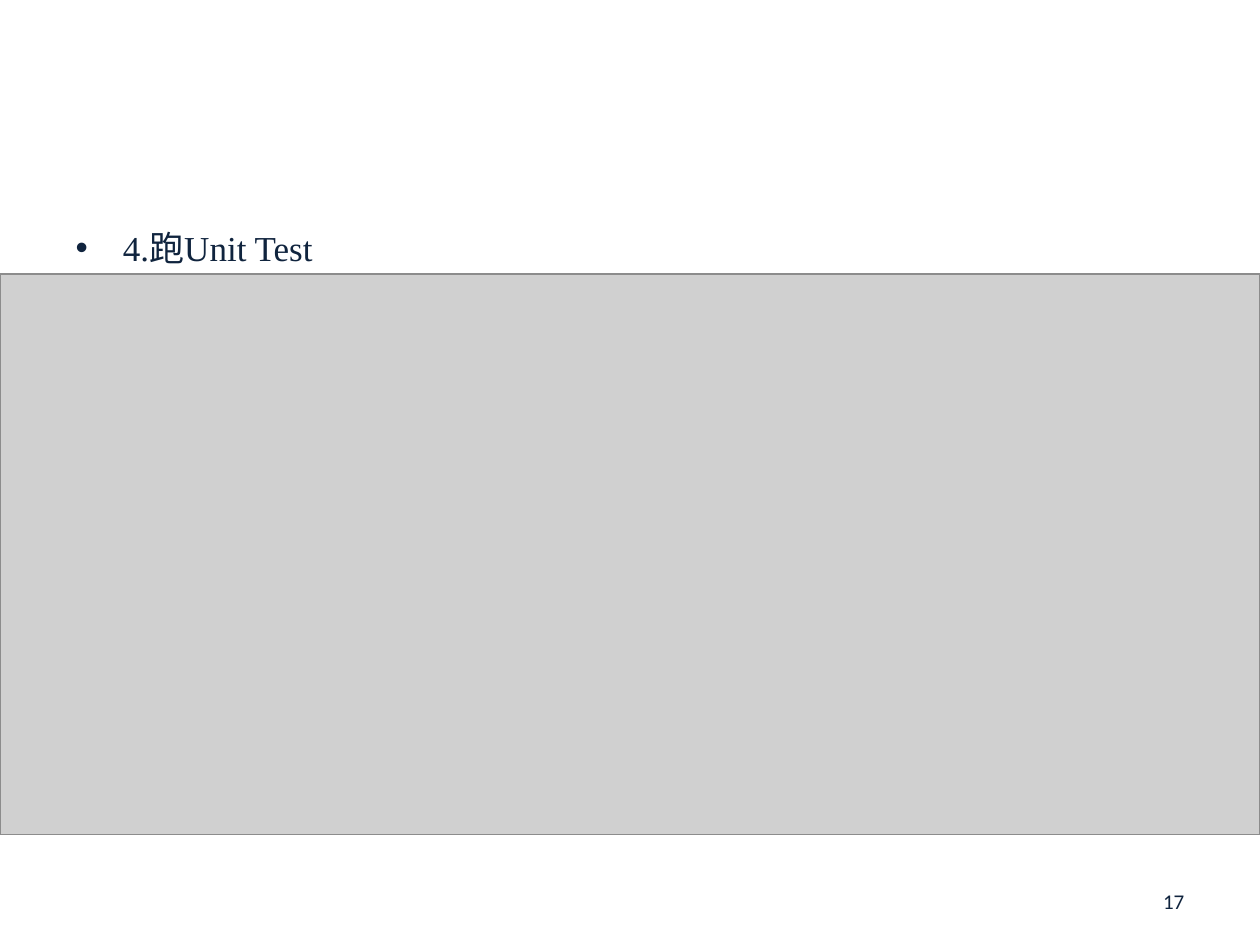
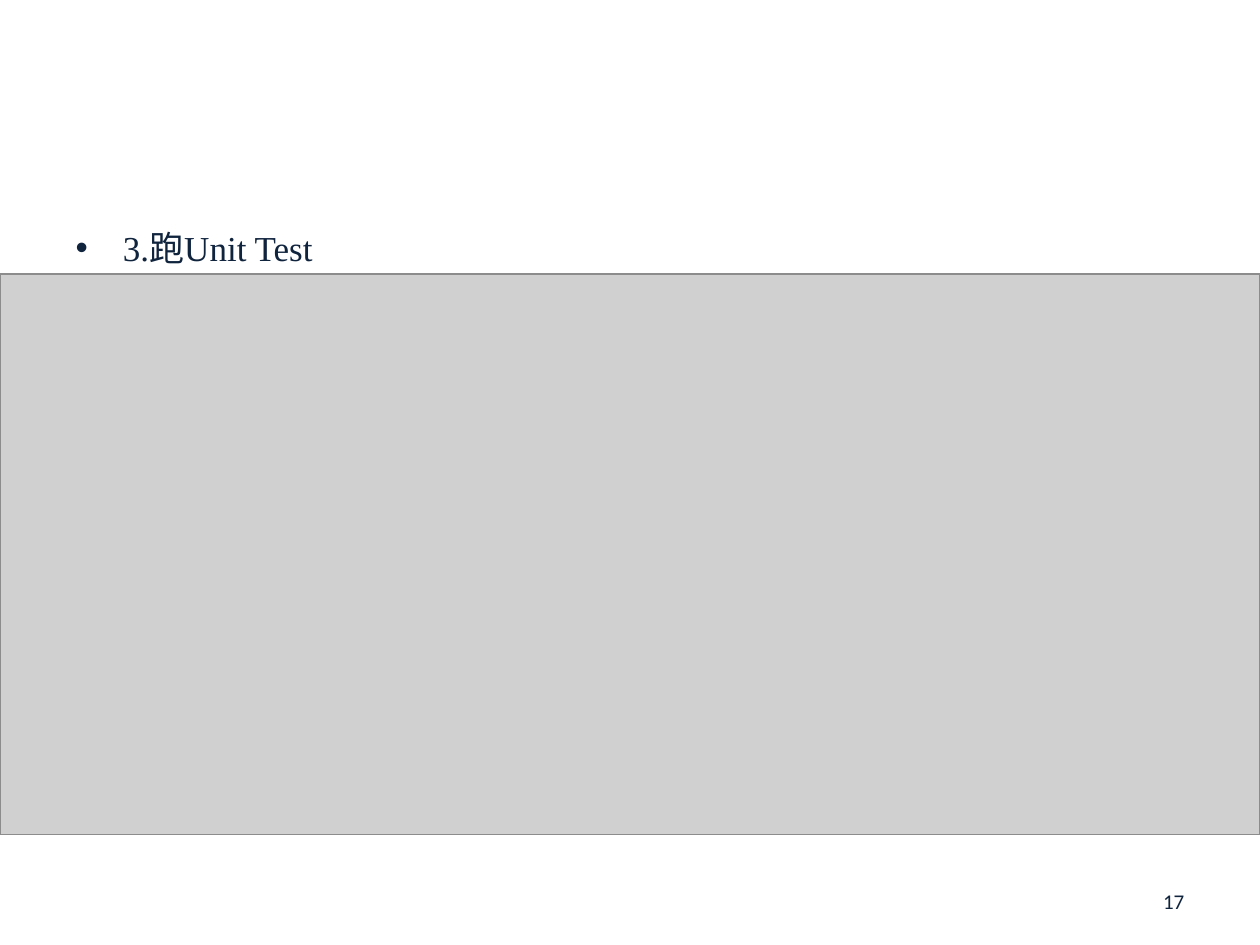
Before and after one commit to john78530/thesis, a slide deck: slide 17 of Oral.pptx. Drawn at 1260x945 pixels with LibreOffice and Linux fonts; fonts in the diff are those of the drawing; grey boxes stand for pictures; background and template pictures are left out. Boxes give left, top, right and bottom in pixels: in the first picture for what was removed or moved away, otherwise in the second. Text is boxed around its words. In the diff, an @@ line names an element or a change of style, - is before the commit and + after.

```diff
--- a/Oral.pptx
+++ b/Oral.pptx
@@ text at (123,234,313,264): text changed @@
-• 4.跑Unit Test
+• 3.跑Unit Test
```
Also in this commit, not shown: 11 other slides changed, 10 slides added, 12 slides removed, 1 other file.
